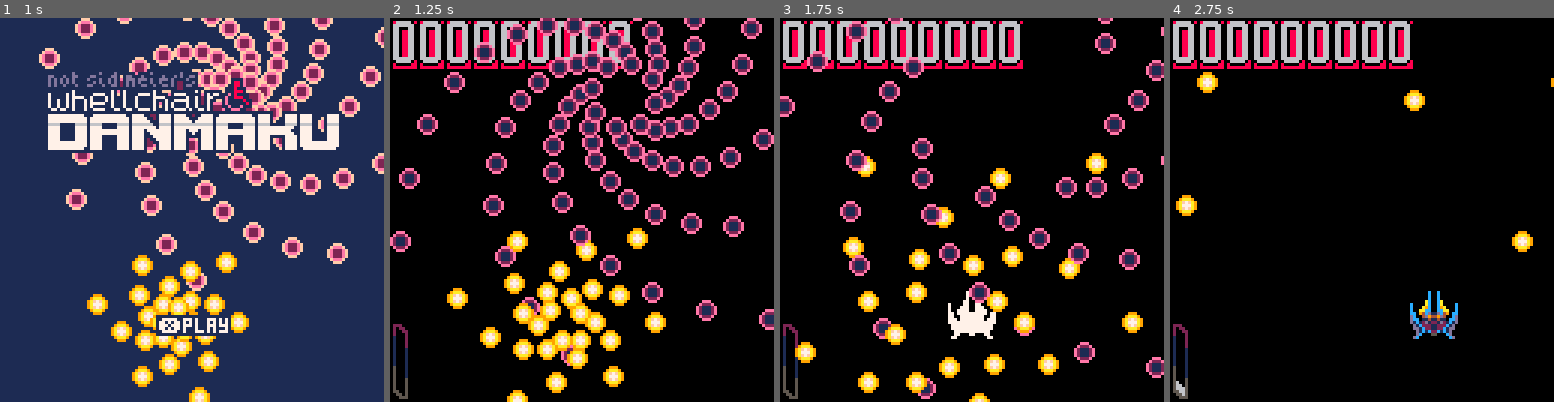
Above: before the commit, frames 1-4 (left to right).
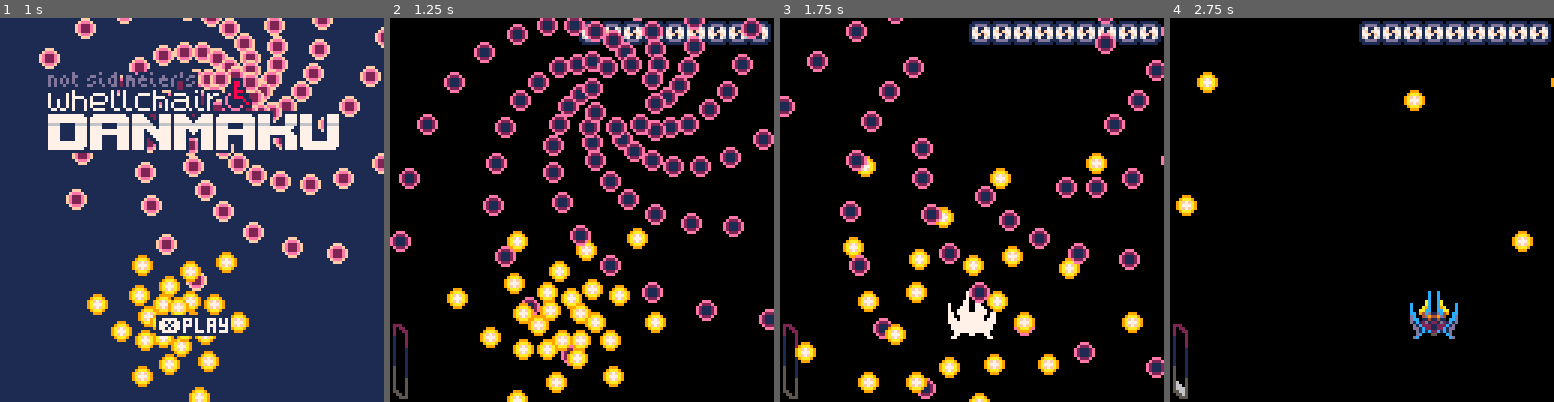
Above: after the commit, the same moments.

Repository: moechofe/pico8-mademoiselle-danmaku
Game: PICO-8 cartridge md.p8
Same seed, same stepped clock (60 frames per second), same inputs: the game is played once before the commit and once after it.
Inputs:
- Up to frame 1 (1 s): tap X (X key) at 0.33 s; tap O (Z key) at 0.7 s
- Up to frame 2 (1.25 s): tap X (X key) at 1.07 s
- Up to frame 3 (1.75 s): hold Right from 1.6 s (still down); tap O (Z key) at 1.7 s
- Up to frame 4 (2.75 s): tap X (X key) at 1.85 s; release Right at 2.1 s; tap O (Z key) at 2.1, 2.5 s; hold Up 2.15-2.42 s; hold Right from 2.47 s (still down)

Frame 1 is identical in both runs. In frame 2, 5.5% of the frame differs, in the area x 0-100%, y 0-14%; in frame 3, 7.2%; in frame 4, 7.7%.

Commit message:
new score

Diff:
--- a/md.p8
+++ b/md.p8
@@ -3,6 +3,9 @@
 __lua__
 -- mademoiselle danmaku 0.22
 -- martin mauchauffee
+
+-- todo: try black inside red
+-- lazer
 
 -- todo: add a special sound
 -- for red lazer
@@ -958,7 +961,7 @@
   a=h%10
   if(s[i]+a>9)h+=10
   s[i]=(s[i]+a)%10
-  d[i]=64+s[i]
+  d[i]=112+s[i]
   h=flr(h/10) i-=1 end end
 
 function power(v,p)
@@ -1021,7 +1024,7 @@
  1,0,1,arc,0,0,none,0,1,false,
  0,0,1,false,0
  -- ui
- for i=1,9 do ui.d[i]=64 ui.s[i]=0 end
+ for i=1,9 do ui.d[i]=112 ui.s[i]=0 end
  for i=1,3 do ui.c[i]=0 end
  ui.p,ui.h,ui.i,ui.t=20,0,0,0
  -- x,y=position
@@ -1127,6 +1130,12 @@
 	end)
 end
 
+hitrotc=palrot({11,3,12,0,13,2
+,6,5,15,14,10,4,9},{11,12,13,13
+,6,6,15,15,15,10,10,9,9})
+hitrotw=palrot({11,3,12,0,13,2
+,6,5,15,14,10,4,9},{7})
+
 anim=false
 function play()
  if ve.a then
@@ -1258,10 +1267,16 @@
 
 function upd()
  ve.d=false
- -- draw ui
- pal(7,6) for i=1,9 do
-  spr(ui.d[i],i*9-72,1,1,2)
- end pal()
+ -- draw score
+ palt(0,false)palt(8,true)
+ hitrot=le.z%3==0 and hitrotw
+ or hitrotc
+ --hitrot(3)
+ for i=1,9 do
+  --hitrot(1)
+  spr(ui.d[i],i*7-8,1)
+ end pal()palt()
+ -- draw lazerbar
  spr(74,-65,122-ui.p)
  spr(75,-65,111,1,2)
  line(-63,115,-63,126-ui.p,1)
Not shown, changed: 23 lines of the sprite sheet (__gfx__) section of md.p8
